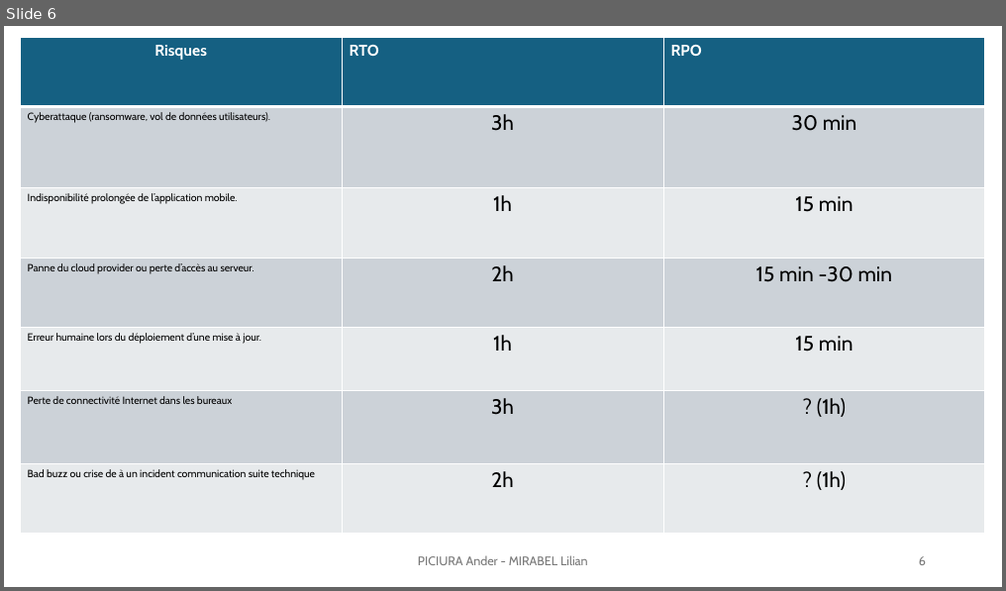
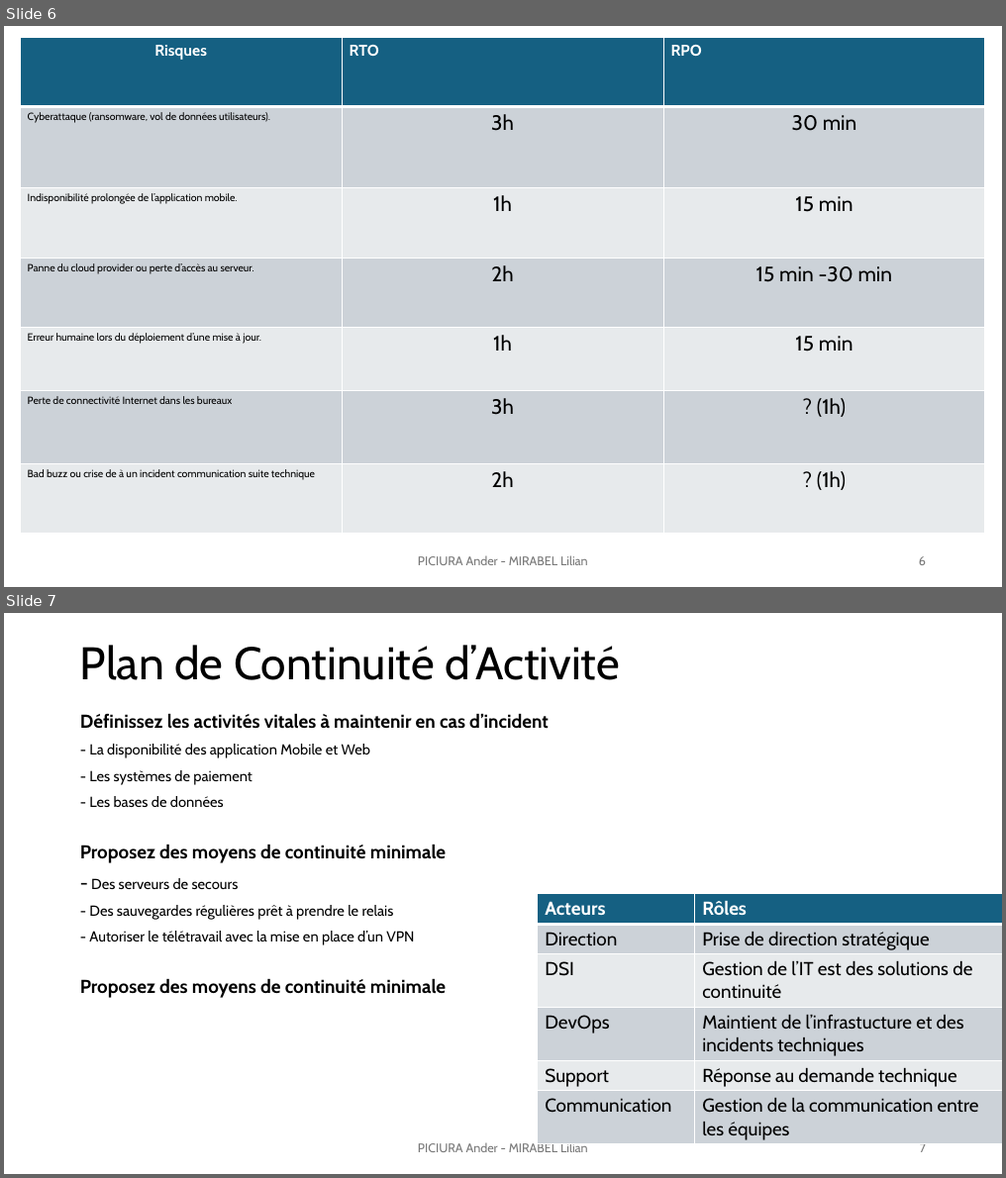
Before and after one commit to lilianmirabel/TPodoo, a slide deck: TP6_Exploitation_faille_0day_Lilian_Ander.pptx. Shown one above the other, each under a label of ours: slide 6 before the commit, slides 6 and 7 after it. The pictures are 1006x591 and 1006x1178 pixels, drawn with LibreOffice and Linux fonts; fonts in the diff are those of the drawing. Boxes give left, top, right and bottom in pixels: in the first picture for what was removed or moved away, otherwise in the second. Text is boxed around its words. In the diff, an @@ line names an element or a change of style, - is before the commit and + after.

Commit message:
tp6

```diff
--- a/TP6_Exploitation_faille_0day_Lilian_Ander.pptx
+++ b/TP6_Exploitation_faille_0day_Lilian_Ander.pptx
@@ slide 7 added at <box>4,613,1002,1174</box>, background #FFFFFF @@
@@ title added at <box>80,645,620,680</box>, 44 pt, text #000000 @@
+Plan de Continuité d’Activité
@@ text added at <box>80,713,548,998</box>, 14 pt, text #000000 @@
+Définissez les activités vitales à maintenir en cas d’incident
+- La disponibilité des application Mobile et Web
+- Les systèmes de paiement
+- Les bases de données
+Proposez des moyens de continuité minimale
+- Des serveurs de secours
+- Des sauvegardes régulières prêt à prendre le relais
+- Autoriser le télétravail avec la mise en place d’un VPN
+Proposez des moyens de continuité minimale
@@ table added at <box>538,894,1002,1145</box>, 6 rows, 2 columns @@
+Acteurs | Rôles
+Direction | Prise de direction stratégique
+DSI | Gestion de l’IT est des solutions de continuité
+DevOps | Maintient de l’infrastucture et des incidents techniques
+Support | Réponse au demande technique
+Communication | Gestion de la communication entre les équipes
@@ text added at <box>418,1142,588,1153</box>, 12 pt, text #797979 @@
+PICIURA Ander - MIRABEL Lilian
@@ page number added at <box>920,1142,926,1153</box>, 12 pt, text #797979 @@
+7
```
